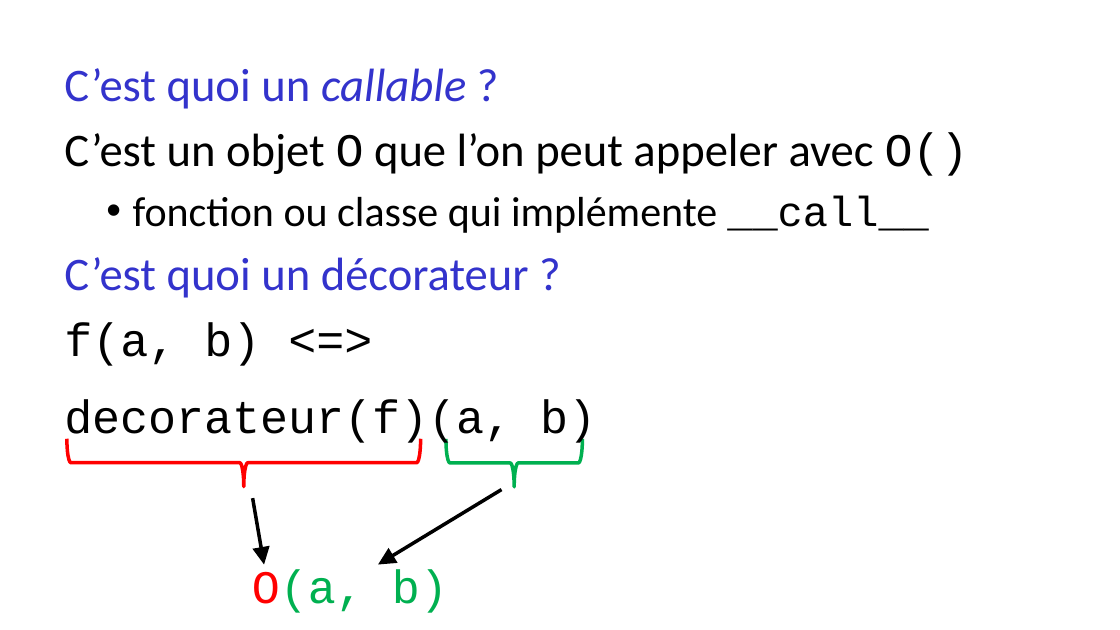
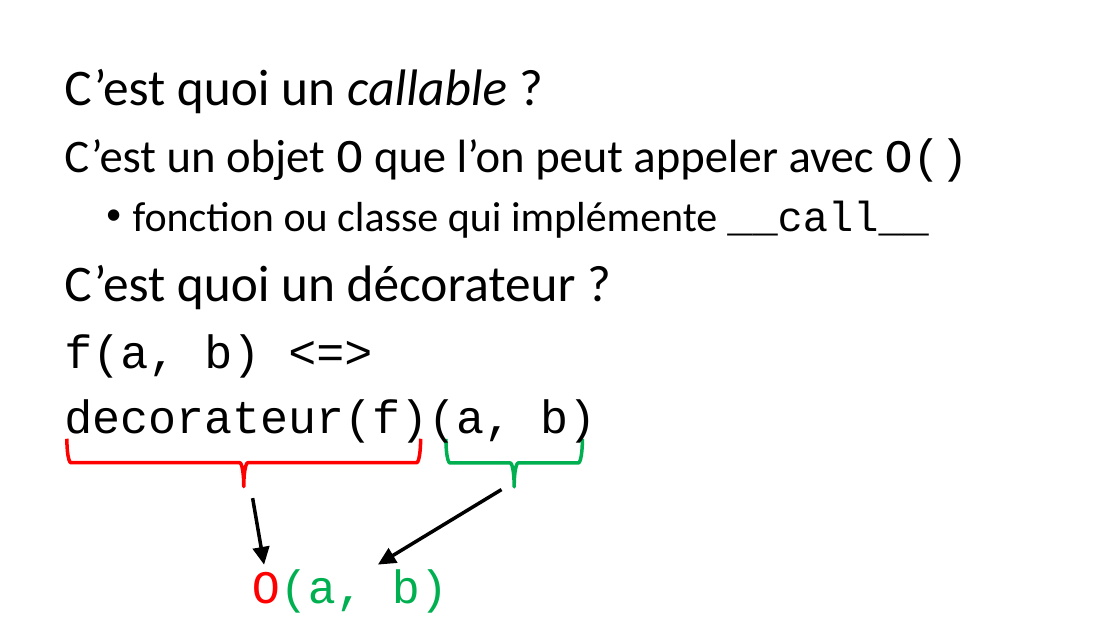
Before and after one commit to parmentelat/flotpython-archive, a slide deck: slide 4 of semaine7/CO12AL-W7-VIDEO02-SLIDE01.pptx. Drawn at 1120x630 pixels with LibreOffice and Linux fonts; fonts in the diff are those of the drawing. Boxes give left, top, right and bottom in pixels: in the first picture for what was removed or moved away, otherwise in the second. Text is boxed around its words. In the diff, an @@ line names an element or a change of style, - is before the commit and + after.

```diff
--- a/semaine7/CO12AL-W7-VIDEO02-SLIDE01.pptx
+++ b/semaine7/CO12AL-W7-VIDEO02-SLIDE01.pptx
@@ text at (64,69,576,310): size 40 to 44 pt, text colour #3333CC to #000000 in "C’est quoi un callable ?", "C’est quoi un décorateur ?" @@
```
Also in this commit, not shown: 2 other slides changed.
